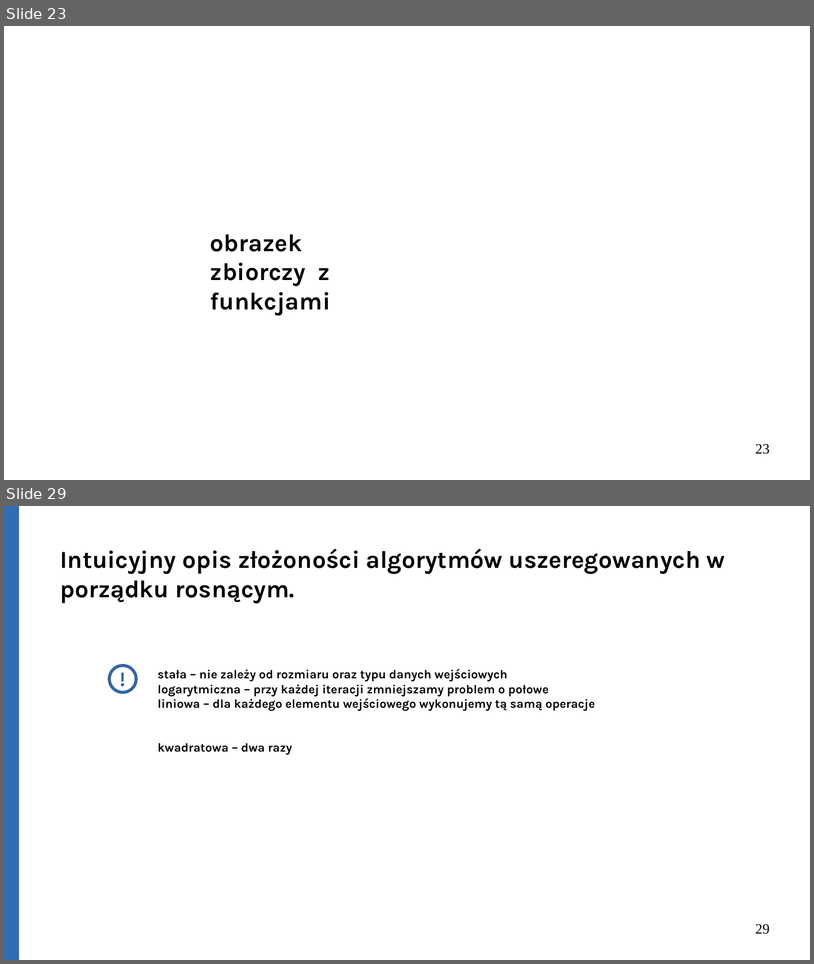
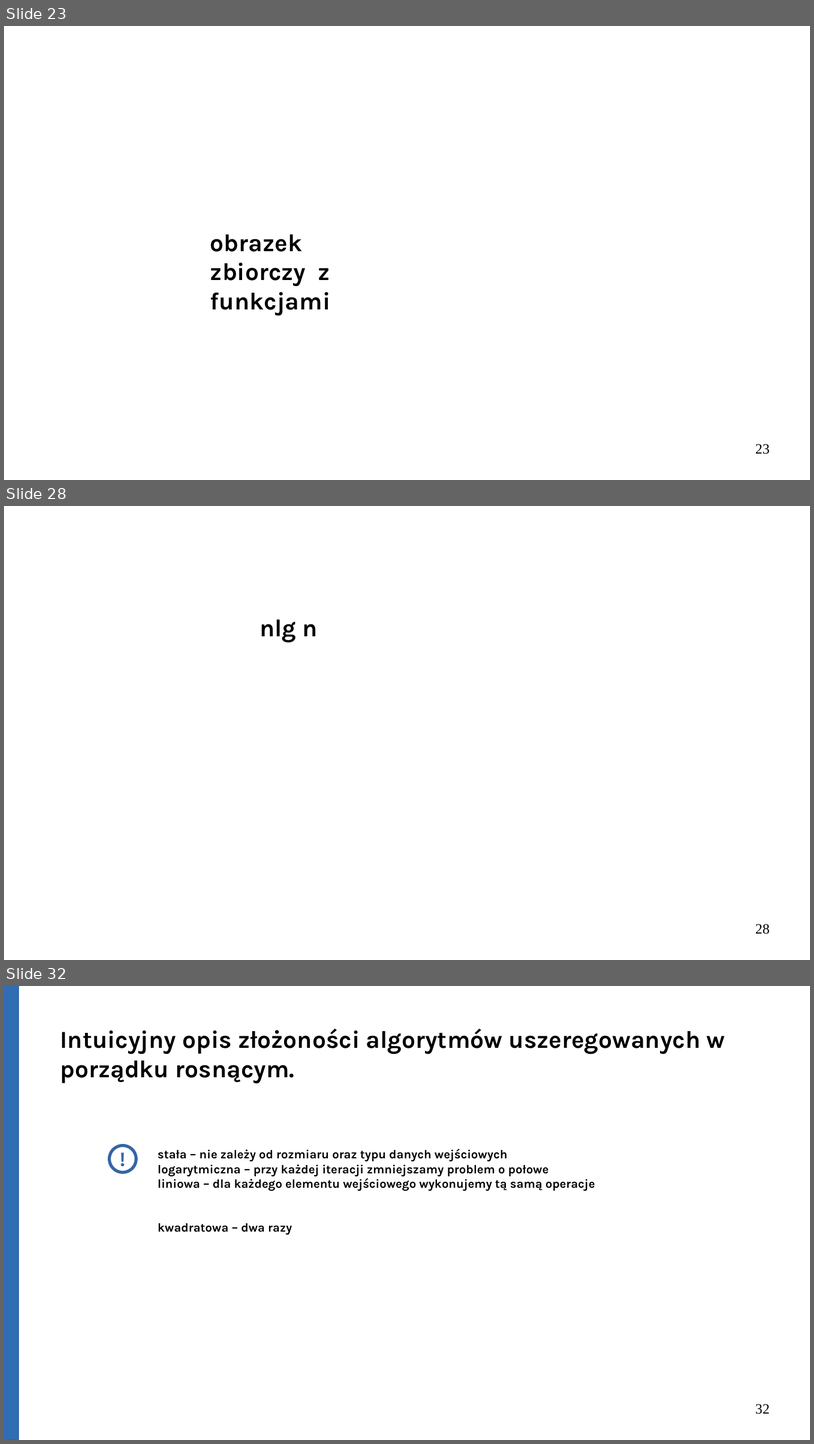
Before and after one commit to Michael-Wisniewski/algorithmic-workshop, a slide deck: gotowa.odp. Shown one above the other, each under a label of ours: slides 23 and 29 before the commit, slides 23, 28 and 32 after it; the slides between them are not shown. The pictures are 814x964 and 814x1444 pixels, drawn with LibreOffice and Linux fonts; fonts in the diff are those of the drawing. Boxes give left, top, right and bottom in pixels: in the first picture for what was removed or moved away, otherwise in the second. Text is boxed around its words. In the diff, an @@ line names an element or a change of style, - is before the commit and + after.

```diff
--- a/gotowa.odp
+++ b/gotowa.odp
@@ slide 28 added at bbox=[4, 506, 810, 960], background #FFFFFF @@
@@ text added at bbox=[260, 619, 318, 643], 24 pt, text #000000, bold @@
+nlg n
@@ page number added at bbox=[756, 924, 770, 934], 14 pt, text #000000 @@
+28
@@ what was slide 29 is now slide 32 @@
@@ page number at bbox=[756, 1404, 770, 1414]: text changed @@
-29
+32
```
Also in this commit, not shown: 5 slides changed, 3 other slides added, 1 slide removed, 4 other files.
